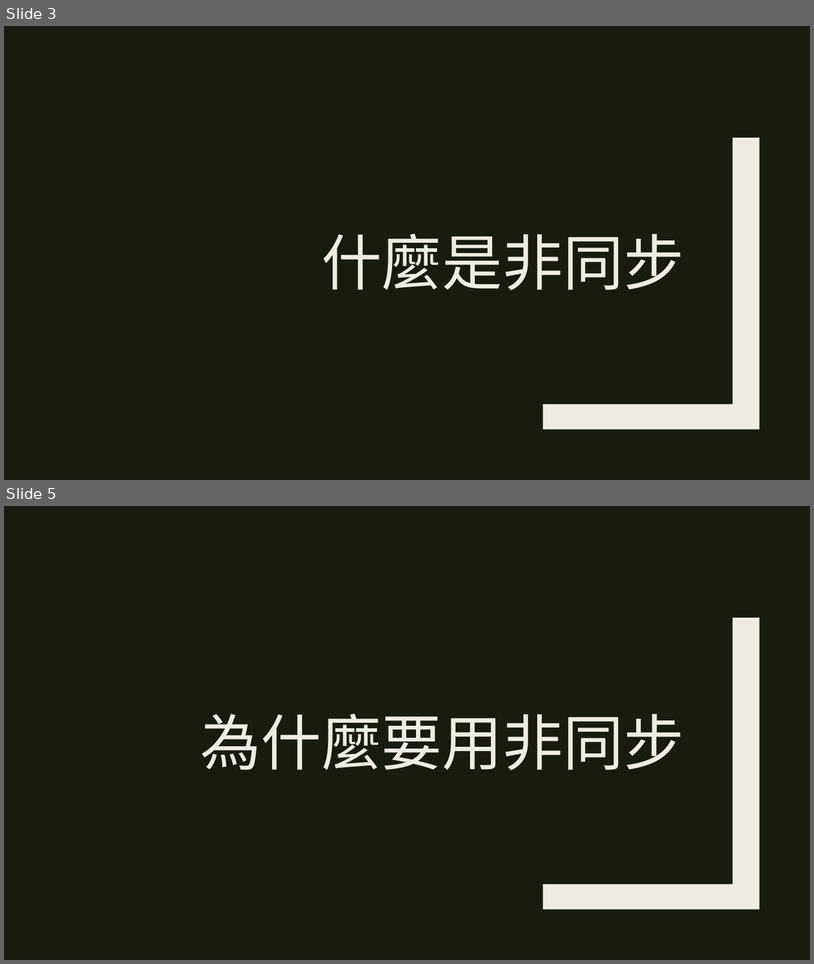
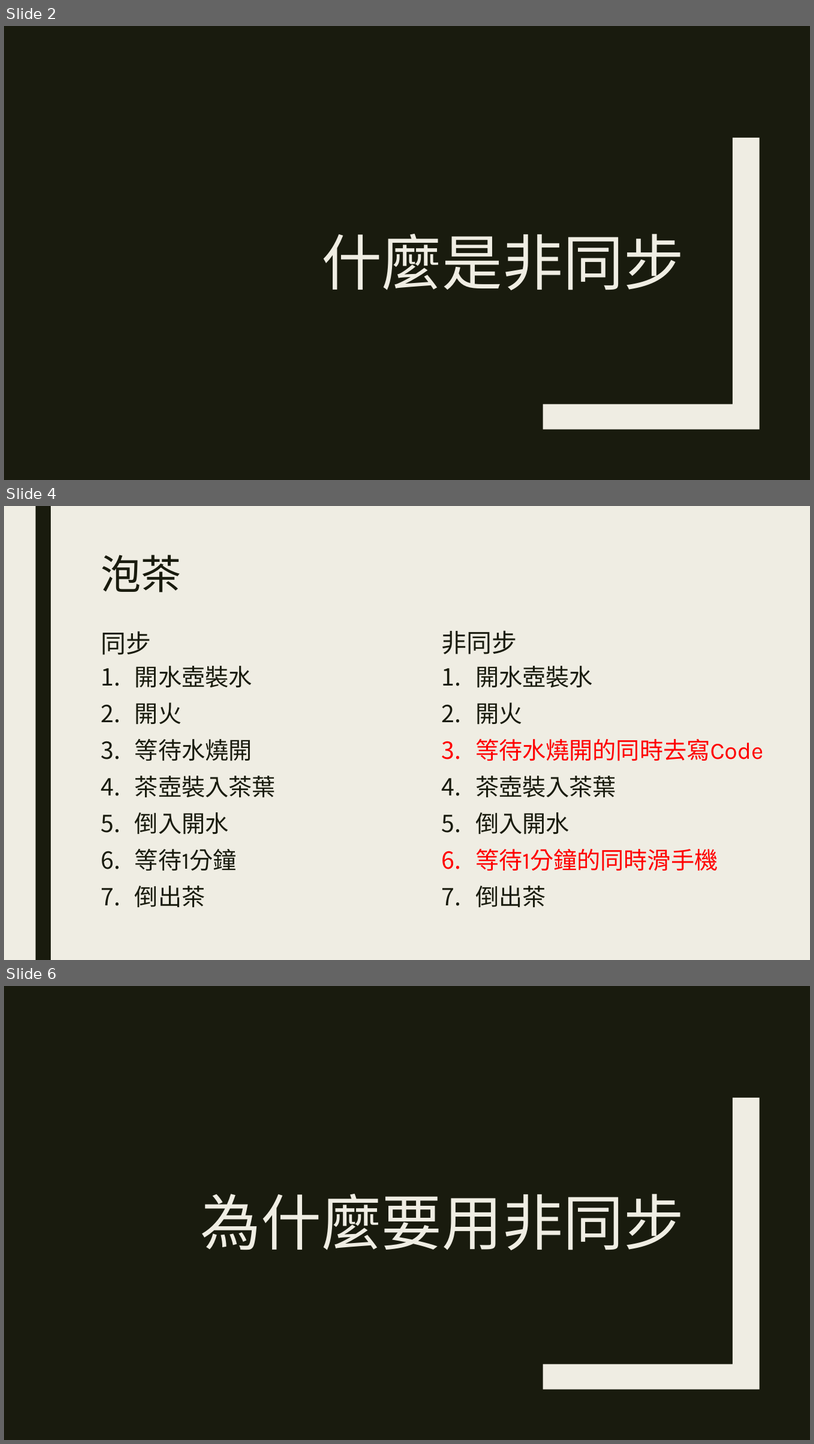
Before and after one commit to ryans610/.NET-Async-Basic, a slide deck: .NET非同步入門.pptx. Shown one above the other, each under a label of ours: slides 3 and 5 before the commit, slides 2, 4 and 6 after it; the slides between them are not shown. The pictures are 814x964 and 814x1444 pixels, drawn with LibreOffice and Linux fonts; fonts in the diff are those of the drawing. Boxes give left, top, right and bottom in pixels: in the first picture for what was removed or moved away, otherwise in the second. Text is boxed around its words. In the diff, an @@ line names an element or a change of style, - is before the commit and + after.

```diff
--- a/.NET非同步入門.pptx
+++ b/.NET非同步入門.pptx
@@ slide 4 added at <box>4,506,810,960</box>, background #EFEDE3 @@
@@ rectangle added at <box>35,506,51,960</box>, fill #191B0E @@
@@ title added at <box>101,555,181,592</box>, 48 pt, text #191B0E @@
+泡茶
@@ text added at <box>101,631,151,655</box>, 30 pt, text #191B0E @@
+同步
@@ text added at <box>441,630,517,654</box>, 30 pt, text #191B0E @@
+非同步
@@ text added at <box>135,702,276,907</box>, 28 pt, text #191B0E @@
+1. 開水壺裝水
+2. 開火
+3. 等待水燒開
+4. 茶壺裝入茶葉
+5. 倒入開水
+6. 等待1分鐘
+7. 倒出茶
@@ text added at <box>476,702,764,907</box>, 28 pt, text #FF0000 @@
+1. 開水壺裝水
+2. 開火
+3. 等待水燒開的同時去寫Code
+4. 茶壺裝入茶葉
+5. 倒入開水
+6. 等待1分鐘的同時滑手機
+7. 倒出茶
@@ what was slide 3 is now slide 2 @@
@@ what was slide 5 is now slide 6 @@
```
Also in this commit, not shown: 5 slides changed, 13 other slides added, 2 slides removed, 4 other files.
